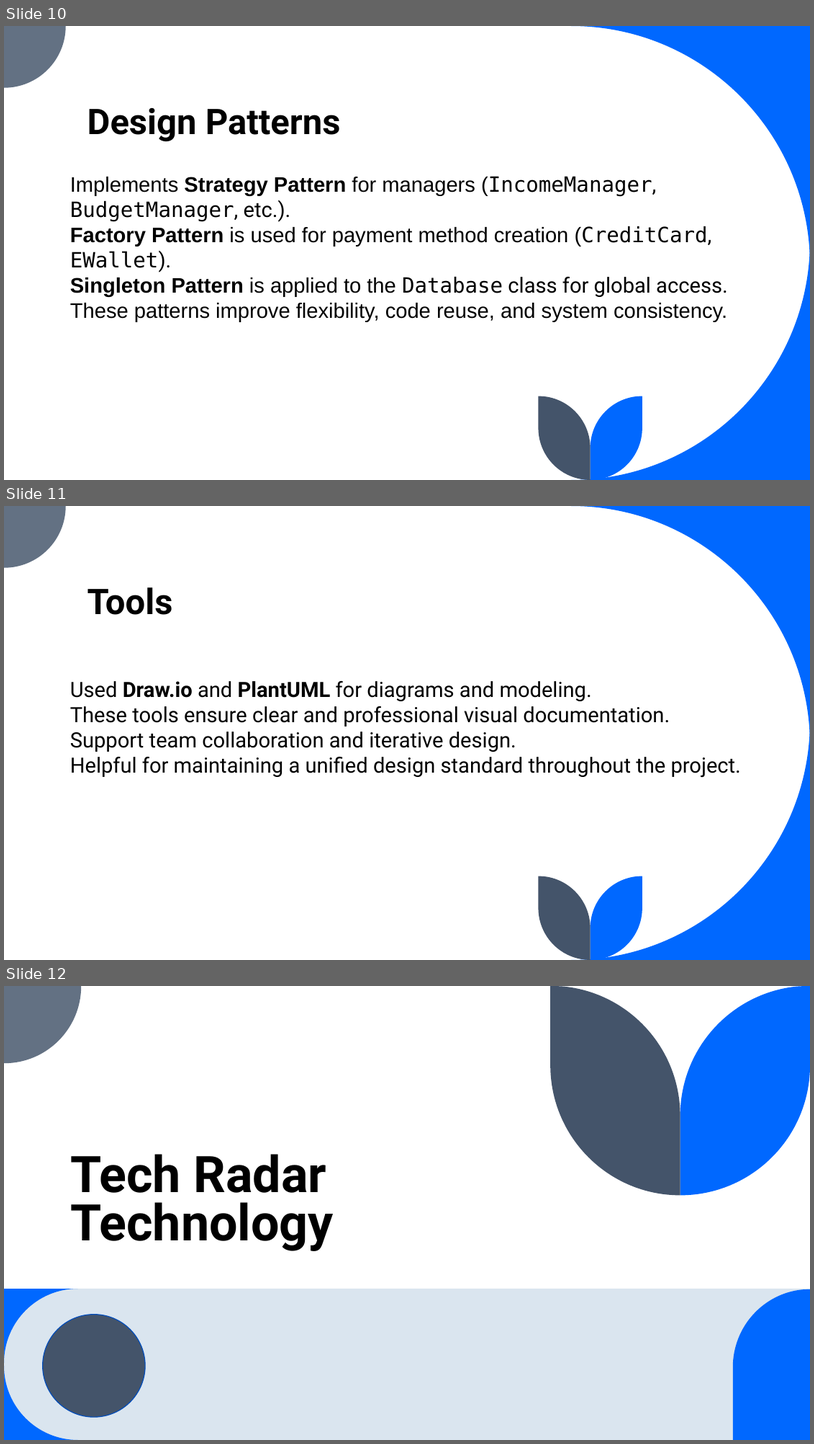
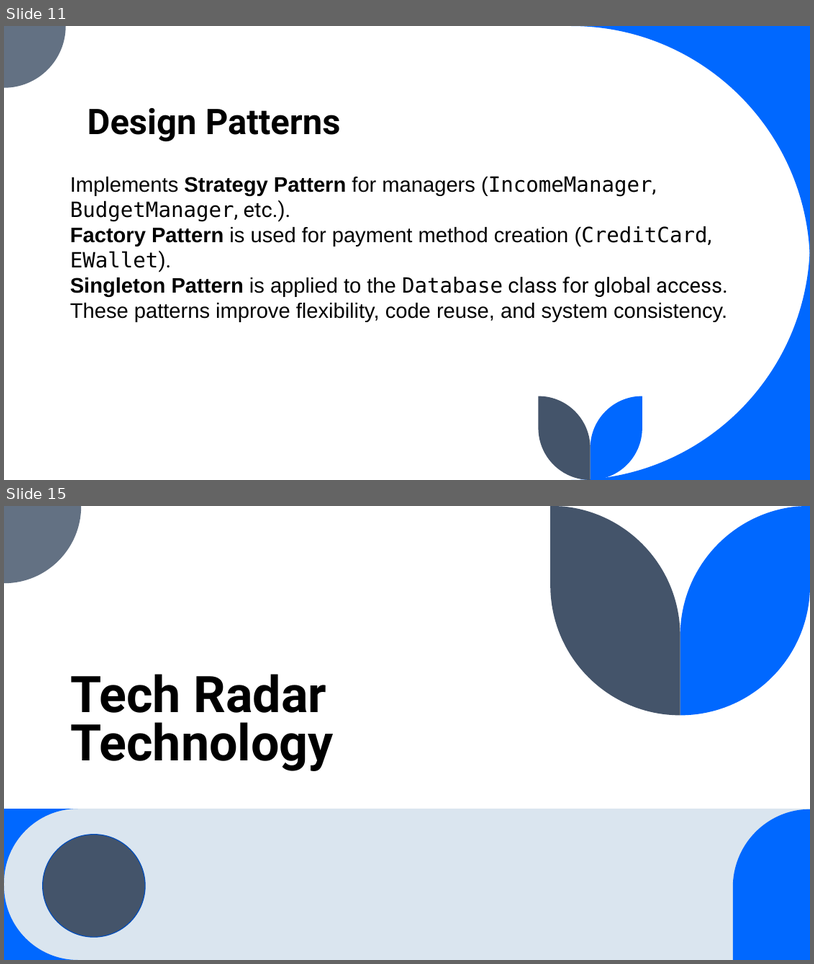
Before and after one commit to SamirSheriff/personal-Budgeting, a slide deck: SDS.pptx. Shown one above the other, each under a label of ours: slides 10, 11 and 12 before the commit, slides 11 and 15 after it; the slides between them are not shown. The pictures are 814x1444 and 814x964 pixels, drawn with LibreOffice and Linux fonts; fonts in the diff are those of the drawing. Boxes give left, top, right and bottom in pixels: in the first picture for what was removed or moved away, otherwise in the second. Text is boxed around its words. In the diff, an @@ line names an element or a change of style, - is before the commit and + after.

```diff
--- a/SDS.pptx
+++ b/SDS.pptx
@@ slide 11 removed at (4,506,810,960), background #FFFFFF; not listed: 5 template elements that a slide beside it also shows @@
@@ title removed at (88,587,173,615) @@
-Tools
@@ text removed at (70,681,741,777) @@
-Used Draw.io and PlantUML for diagrams and modeling.
-These tools ensure clear and professional visual documentation.
-Support team collaboration and iterative design.
-Helpful for maintaining a unified design standard throughout the project.
@@ what was slide 10 is now slide 11 @@
@@ what was slide 12 is now slide 15 @@
```
Also in this commit, not shown: 1 slide changed, 4 slides added, 1 other file.
